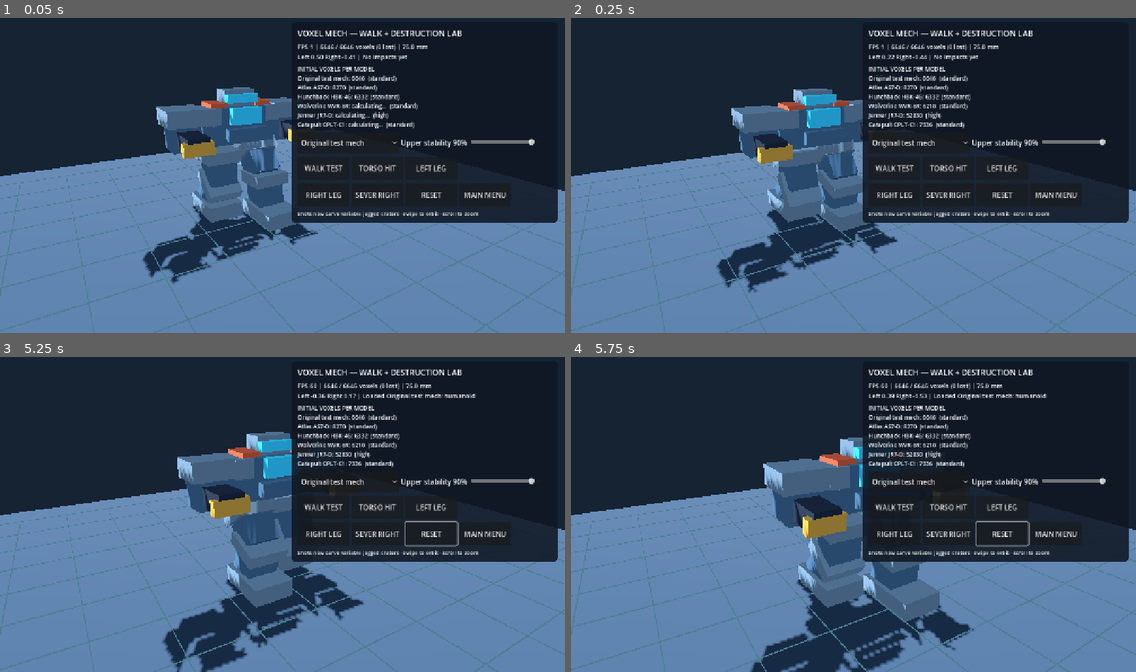
Above: before the commit, frames 1-4 (two rows, left to right).
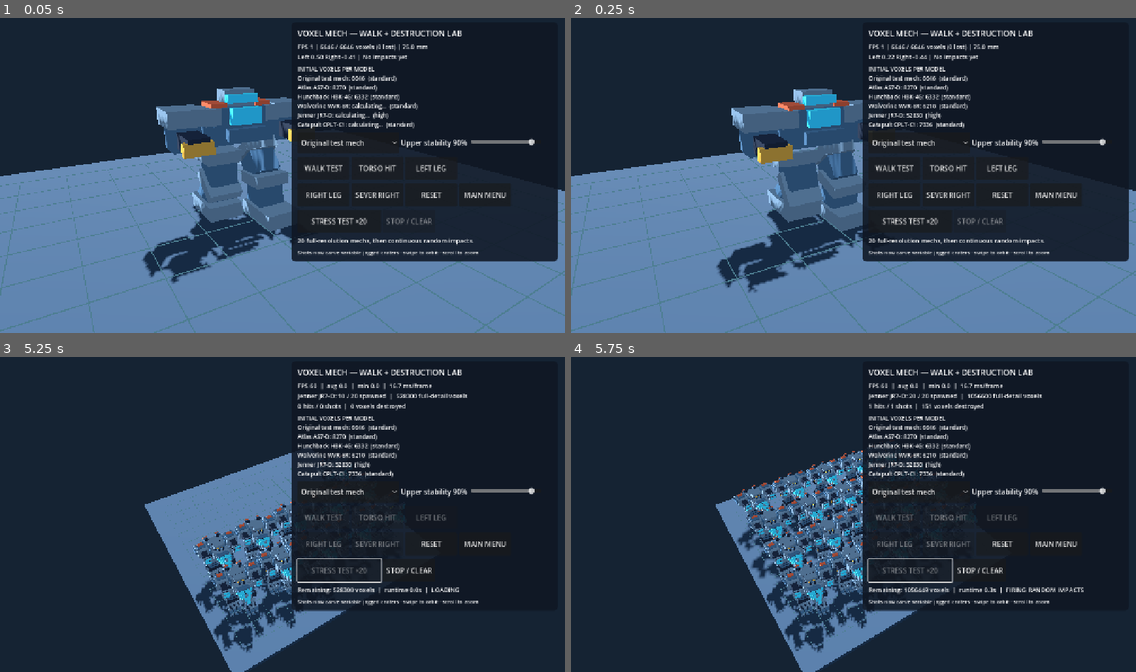
Above: after the commit, the same moments.

Repository: drag0nblad3/BtechMobile
Game: Godot game, scene res://scenes/voxel_mech_lab.tscn
The game is run twice, just before and just after one commit, with the same random seed, the same clock (stepped at 60 frames per second) and the same inputs. This scene is started directly instead of the project's main scene.
Inputs (mouse positions are in pixels of both pictures, inside the frame that each line leads up to):
- Up to frame 1 (0.05 s): no input
- Up to frame 2 (0.25 s): no input
- Up to frame 3 (5.25 s): click "WALK TEST" at 0.5 s; click "TORSO HIT" at 1.25 s; click "LEFT LEG" at 2 s; click "RIGHT LEG" at 2.75 s; click "SEVER RIGHT" at 3.5 s; click "RESET" at 4.25 s; click (339, 561) at 5 s, where only the run after the commit has a clickable "STRESS TEST ×20"
- Up to frame 4 (5.75 s): no input

The runs differ from the first frame. In frame 1, 6.3% of the frame differs, in the area x 51-99%, y 61-78%; in frame 2, 6.3%; in frame 3, 47%; in frame 4, 47%, in the area x 0-100%, y 8-100%.

Commit message:
Add start/stop 20-mech stress controls with live FPS, hit and voxel telemetry

Diff:
--- a/src/view/units/voxel_mech_lab.gd
+++ b/src/view/units/voxel_mech_lab.gd
@@ -11,6 +11,12 @@
 var camera: Camera3D
 var info: Label
 var catalog_label: Label
+var stress_info: Label
+var stress_start_button: Button
+var stress_stop_button: Button
+var _single_model_buttons: Array[Button] = []
+var _stress: VoxelStressTest
+var _saved_stress_camera := Vector3.ZERO
 var _catalog_counts: Dictionary = {}
 var _catalog_cursor := 0
 var _orbit := 2.58
@@ -167,16 +173,29 @@
 	tuning.add_child(stability_slider)
 	var first := HBoxContainer.new()
 	column.add_child(first)
-	add_button(first, "WALK TEST", func(): mech.start_walk())
-	add_button(first, "TORSO HIT", func(): blast("torso"))
-	add_button(first, "LEFT LEG", func(): blast("left_leg"))
+	_single_model_buttons.append(add_button(first, "WALK TEST", func(): mech.start_walk()))
+	_single_model_buttons.append(add_button(first, "TORSO HIT", func(): blast("torso")))
+	_single_model_buttons.append(add_button(first, "LEFT LEG", func(): blast("left_leg")))
 	var second := HBoxContainer.new()
 	column.add_child(second)
-	add_button(second, "RIGHT LEG", func(): blast("right_leg"))
-	add_button(second, "SEVER RIGHT", sever_right)
+	_single_model_buttons.append(add_button(second, "RIGHT LEG", func(): blast("right_leg")))
+	_single_model_buttons.append(add_button(second, "SEVER RIGHT", sever_right))
 	add_button(second, "RESET", reset_lab)
 	var back := add_button(second, "MAIN MENU", _open_launcher)
 	back.name = "BackToLauncher"
+	var stress_buttons := HBoxContainer.new()
+	column.add_child(stress_buttons)
+	stress_start_button = add_button(stress_buttons, "STRESS TEST ×20", start_stress_test)
+	stress_start_button.name = "StressTestButton"
+	stress_start_button.custom_minimum_size.x = 190
+	stress_stop_button = add_button(stress_buttons, "STOP / CLEAR", stop_stress_test)
+	stress_stop_button.name = "StopStressButton"
+	stress_stop_button.disabled = true
+	stress_info = Label.new()
+	stress_info.name = "StressStats"
+	stress_info.add_theme_font_size_override("font_size", 14)
+	stress_info.text = "20 full-resolution mechs, then continuous random impacts."
+	column.add_child(stress_info)
 	var help := Label.new()
 	help.text = "Shots now carve variable jagged craters · swipe to orbit · scroll to zoom"
 	help.add_theme_font_size_override("font_size", 12)
@@ -197,10 +216,65 @@
 
 
 func _select_chassis(index: int) -> void:
+	stop_stress_test()
 	profile_index = index
 	if chassis_selector:
 		chassis_selector.select(index)
 	reset_lab()
+
+
+## Finish cheap cell-only catalog probes if the user presses stress test before
+## the automatic one-per-frame count pass has completed.
+func _ensure_catalog_counts() -> void:
+	while _catalog_cursor < profiles.size():
+		_count_next_profile()
+
+
+func start_stress_test() -> void:
+	if _stress != null:
+		return
+	_ensure_catalog_counts()
+	var highest := VoxelStressTest.highest_voxel_profile(profiles, _catalog_counts)
+	if highest.is_empty():
+		_last_hit = "Stress test unavailable: no chassis voxel counts"
+		return
+	_saved_stress_camera = Vector3(_orbit, _elevation, _distance)
+	mech.visible = false
+	mech.set_process(false)
+	_stress = VoxelStressTest.new()
+	_stress.name = "VoxelStressTest"
+	add_child(_stress)
+	_stress.start(highest)
+	_orbit = 2.58
+	_elevation = 0.75
+	_distance = 22.5
+	update_camera()
+	stress_start_button.disabled = true
+	stress_stop_button.disabled = false
+	for button in _single_model_buttons:
+		button.disabled = true
+	_last_hit = "Building 20 %s mechs for a full-detail stress test" % highest["name"]
+
+
+func stop_stress_test() -> void:
+	if _stress == null:
+		return
+	_stress.set_process(false)
+	# All twenty meshes, voxel data, and any detached debris are disposed.
+	_stress.free()
+	_stress = null
+	mech.visible = true
+	mech.set_process(true)
+	_orbit = _saved_stress_camera.x
+	_elevation = _saved_stress_camera.y
+	_distance = _saved_stress_camera.z
+	update_camera()
+	stress_start_button.disabled = false
+	stress_stop_button.disabled = true
+	for button in _single_model_buttons:
+		button.disabled = false
+	stress_info.text = "Stress test stopped; 20 target mechs cleared."
+	_last_hit = "Returned to the single-mech lab"
 
 
 func _set_stability(value: float) -> void:
@@ -242,6 +316,7 @@
 
 
 func reset_lab() -> void:
+	stop_stress_test()
 	mech.queue_free()
 	_spawn_mech()
 	_last_hit = "Loaded %s: %s" % [profiles[profile_index]["name"], profiles[profile_index]["gait"]]
@@ -258,6 +333,22 @@
 	# and reports exact generated geometry, not estimated authoring volumes.
 	if _catalog_cursor < profiles.size():
 		_count_next_profile()
+	if _stress != null:
+		var current := _stress.current_fps()
+		var average := _stress.average_fps
+		var minimum := _stress.min_fps_display()
+		var spawned := _stress.models.size()
+		var shots := _stress.shots_attempted
+		var removed := _stress.voxels_removed
+		var original := _stress.original_voxels
+		info.text = "FPS %.0f  |  avg %.1f  |  min %.1f  |  %.1f ms/frame\n%s: %d / 20 spawned  |  %d full-detail voxels\n%d hits / %d shots  |  %d voxels destroyed" % [
+			current, average, minimum, 1000.0 / maxf(1.0, current),
+			_stress.profile["name"], spawned, original,
+			_stress.shots_hit, shots, removed]
+		stress_info.text = "Remaining: %d voxels  |  runtime %.1fs  |  %s" % [
+			_stress.remaining_voxels(), _stress.elapsed_seconds,
+			"LOADING" if spawned < VoxelStressTest.TARGET_COUNT else "FIRING RANDOM IMPACTS"]
+		return
 	var l := mech.gait_foot(mech.gait_phase).x
 	var r := mech.gait_foot(mech.gait_phase + 0.5).x
 	var initial := mech.initial_voxels()
